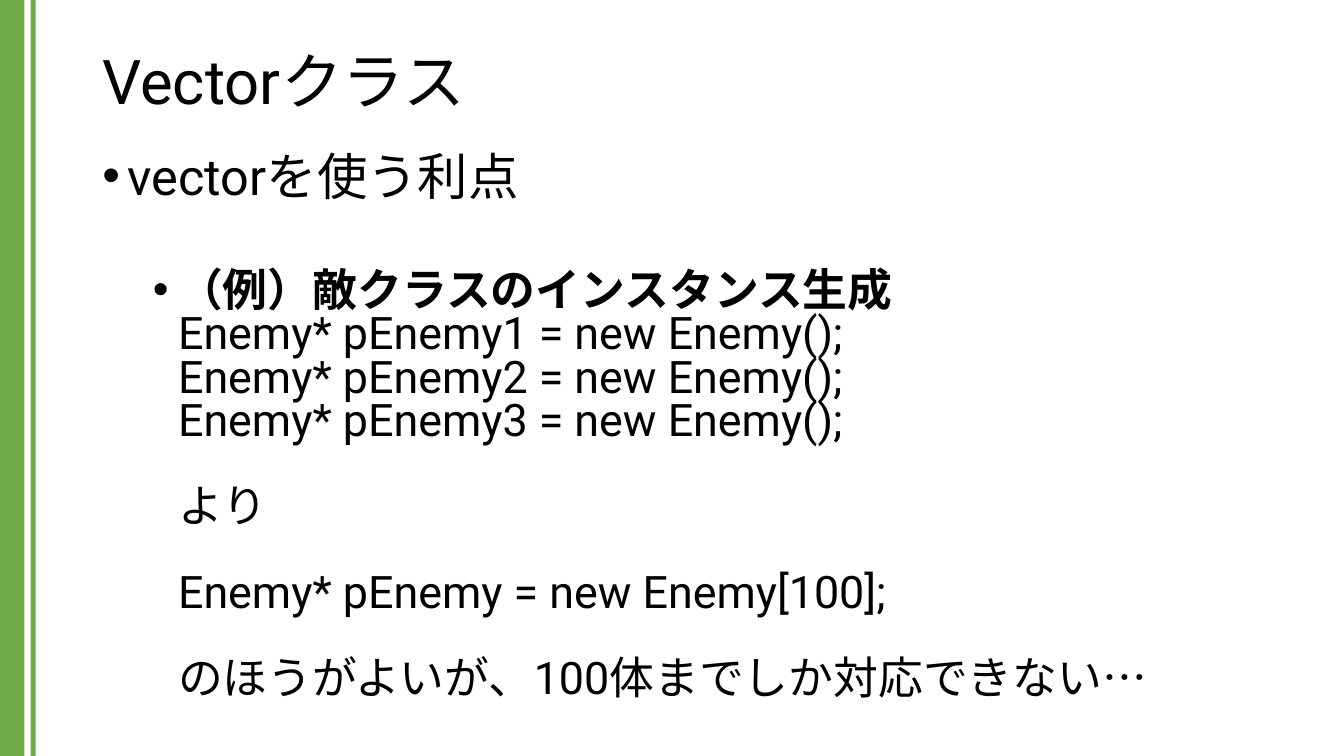
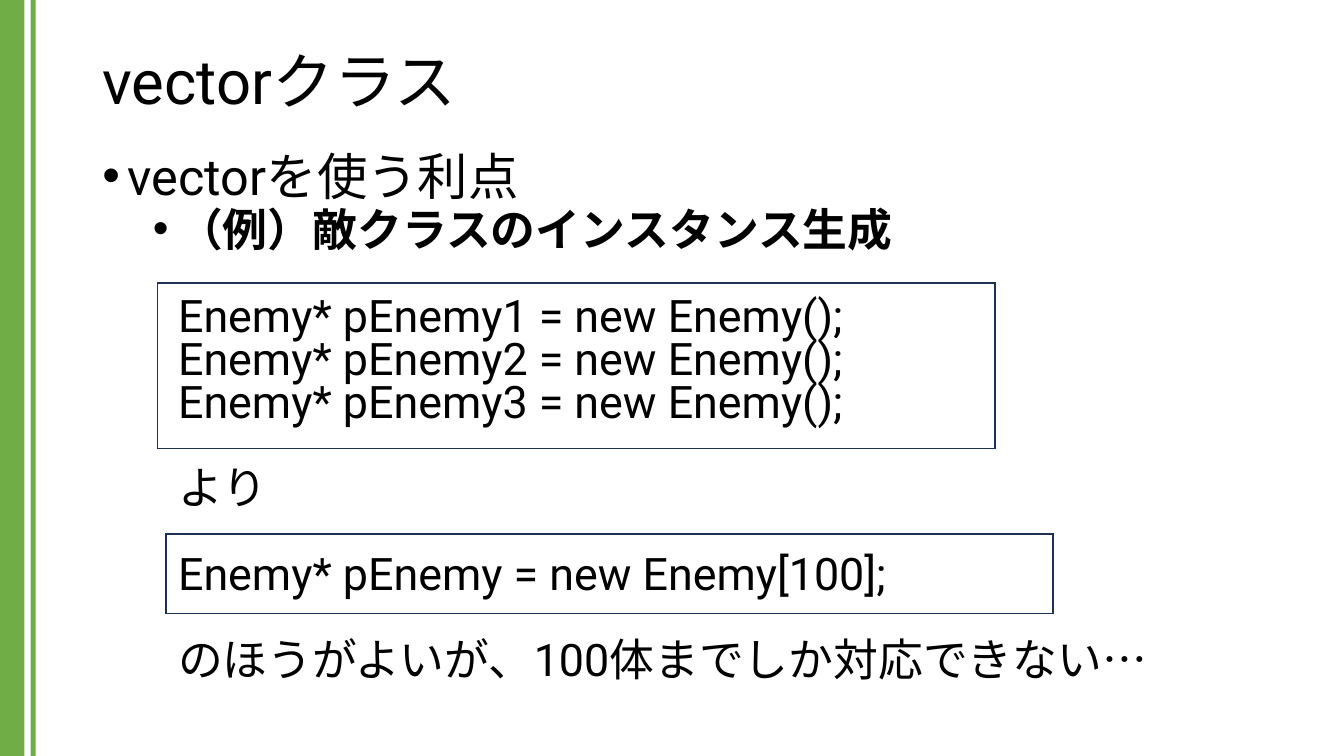
Before and after one commit to kic-murata/cpp2024, a slide deck: slide 5 of 授業資料/講義資料：Vectorクラス.pptx (slide 4 before the commit). Drawn at 1344x756 pixels with LibreOffice and Linux fonts; fonts in the diff are those of the drawing. Boxes give left, top, right and bottom in pixels: in the first picture for what was removed or moved away, otherwise in the second. Text is boxed around its words. In the diff, an @@ line names an element or a change of style, - is before the commit and + after.

```diff
--- a/授業資料/講義資料：Vectorクラス.pptx
+++ b/授業資料/講義資料：Vectorクラス.pptx
@@ title at [102, 54, 456, 107]: text changed @@
-Vectorクラス
+vectorクラス
@@ text "vectorを使う利点" rewrapped from [128, 152, 1147, 698] to [128, 152, 1147, 680] @@
@@ rectangle added at [157, 283, 995, 449], fill #FFFFFF, outline #1E3256 1 pt @@
@@ rectangle added at [166, 534, 1054, 614], fill #FFFFFF, outline #1E3256 1 pt @@
```
Also in this commit, not shown: 9 other slides changed, 12 slides added, 1 other file.
